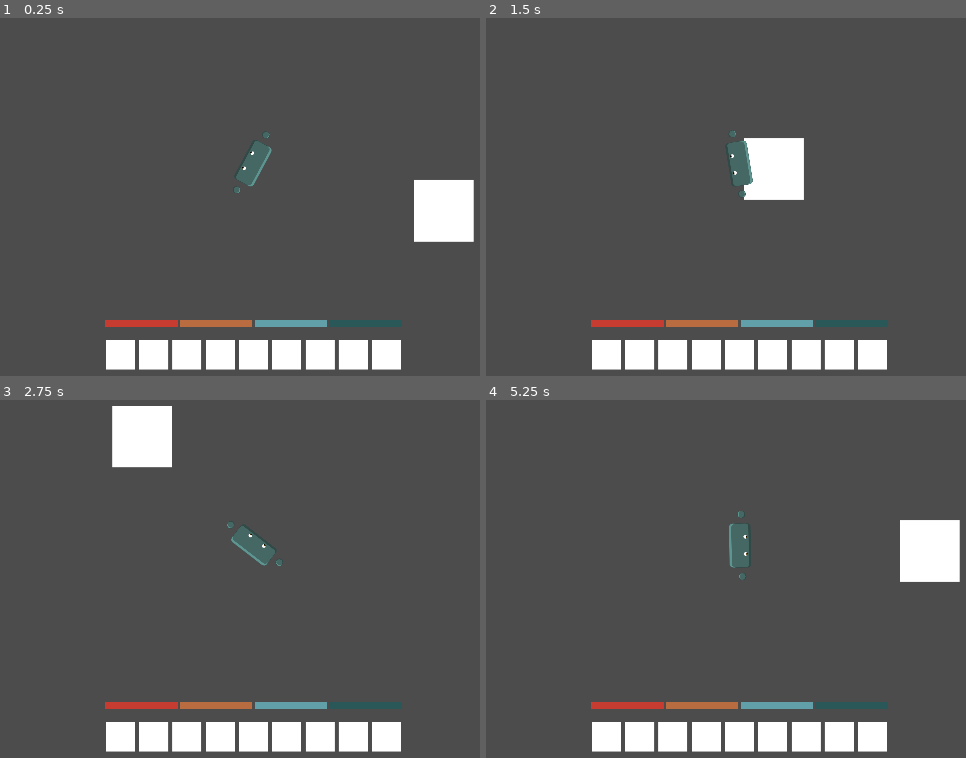
Above: before the commit, frames 1-4 (two rows, left to right).
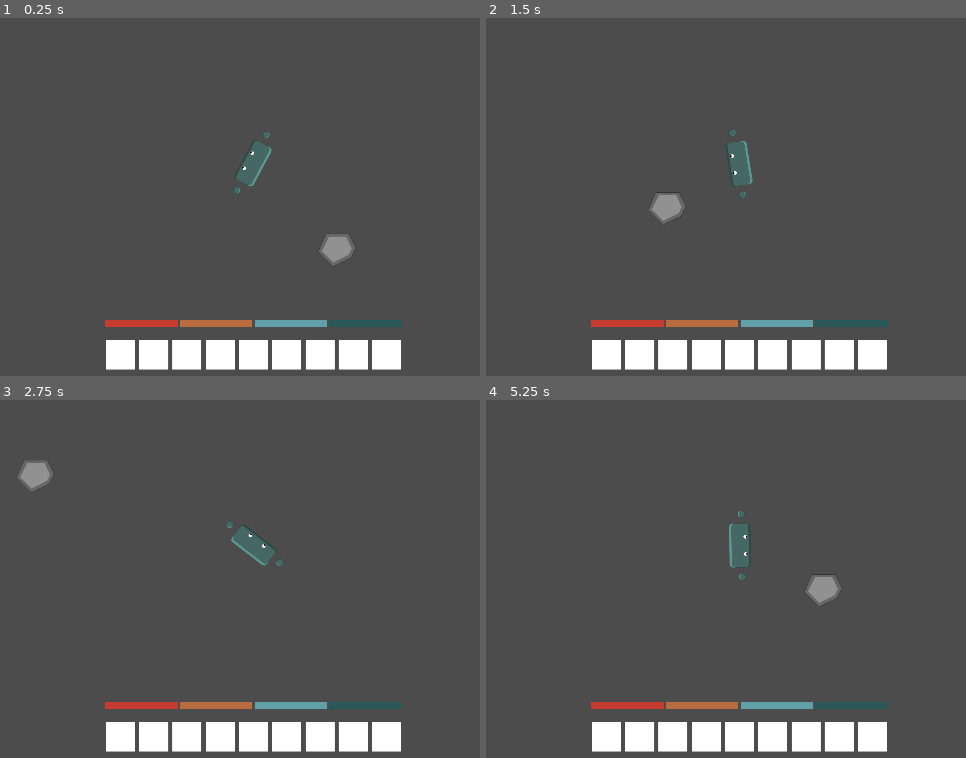
Above: after the commit, the same moments.

Repository: ZacharyLawrence13/HungarioGODOT
Game: Godot game, scene res://Main.tscn
Same seed, same stepped clock (60 frames per second), same inputs: the game is played once before the commit and once after it.
Inputs (mouse positions are in pixels of both pictures, inside the frame that each line leads up to):
- Up to frame 1 (0.25 s): no input
- Up to frame 2 (1.5 s): tap Enter at 0.5 s; move the mouse to (913, 139) at 0.52 s; hold Right (ui_right) 0.53-1.28 s; tap Space (ui_select) at 0.6, 0.77, 1.07, 1.35 s; move the mouse to (582, 186) at 1.27 s; hold Down (ui_down) from 1.28 s (still down)
- Up to frame 3 (2.75 s): tap Space (ui_select) at 1.52, 1.82, 2.1 s; move the mouse to (331, 446) at 2.02 s; release Down (ui_down) at 2.03 s; hold Right (ui_right) from 2.03 s (still down)
- Up to frame 4 (5.25 s): move the mouse to (697, 636) at 2.77 s; release Right (ui_right) at 2.78 s; hold Up (ui_up) 2.78-3.53 s; tap Space (ui_select) at 2.85, 3.02, 3.32, 3.6, 3.77, 4.07, 4.35, 4.52, 4.82, 5.1 s; move the mouse to (outside the picture) at 3.52 s; hold Left (ui_left) 3.53-5.03 s; move the mouse to (500, 478) at 4.27 s; move the mouse to (778, 546) at 5.02 s; hold Down (ui_down) from 5.03 s (still down)

The runs differ from the first frame. In frame 1, 2.6% of the frame differs, in the area x 49-99%, y 32-70%; in frame 2, 2.5%; in frame 3, 2.6%; in frame 4, 2.7%, in the area x 52-99%, y 32-58%.

Commit message:
rocks

Diff:
--- a/HUD.tscn
+++ b/HUD.tscn
@@ -1,6 +1,6 @@
 [gd_scene load_steps=2 format=2]
 
-[ext_resource path="res://Assets/White_square.png" type="Texture" id=1]
+[ext_resource path="res://Assets/HUD Icons/White_square.png" type="Texture" id=1]
 
 [node name="HUD" type="CanvasLayer"]
 
--- a/Main.gd
+++ b/Main.gd
@@ -22,3 +22,10 @@
 
 func night():
 	pass #do night things
+
+func _on_Player_hit_rock():
+	if $Rock.rock_amount <= 0:
+		print ("This resource is empty")
+		return
+	else:
+		$Rock.rock_amount -= 10
--- a/Main.tscn
+++ b/Main.tscn
@@ -1,32 +1,31 @@
 [gd_scene load_steps=5 format=2]
 
 [ext_resource path="res://Main.gd" type="Script" id=1]
-[ext_resource path="res://Assets/White_square.png" type="Texture" id=2]
-[ext_resource path="res://Player.tscn" type="PackedScene" id=3]
-[ext_resource path="res://HUD.tscn" type="PackedScene" id=4]
+[ext_resource path="res://Player.tscn" type="PackedScene" id=2]
+[ext_resource path="res://HUD.tscn" type="PackedScene" id=3]
+[ext_resource path="res://Rock.tscn" type="PackedScene" id=4]
 
-[node name="Main" type="Node"]
+[node name="Main" type="Node" index="0"]
 
 script = ExtResource( 1 )
 day = null
 
-[node name="White_square" type="Sprite" parent="." index="0"]
+[node name="Player" parent="." index="0" instance=ExtResource( 2 )]
 
-position = Vector2( 557.286, 213.192 )
-scale = Vector2( 0.205011, 0.212385 )
-texture = ExtResource( 2 )
+[node name="HUD" parent="." index="1" instance=ExtResource( 3 )]
 
-[node name="Player" parent="." index="1" instance=ExtResource( 3 )]
-
-scale = Vector2( 0.75, 0.75 )
-
-[node name="HUD" parent="." index="2" instance=ExtResource( 4 )]
-
-[node name="DayTimer" type="Timer" parent="." index="3"]
+[node name="DayTimer" type="Timer" parent="." index="2"]
 
 process_mode = 1
 wait_time = 150.0
 one_shot = false
 autostart = true
 
+[node name="Rock" parent="." index="3" instance=ExtResource( 4 )]
+
+position = Vector2( 200, 200 )
+_sections_unfolded = [ "Transform" ]
+
+[connection signal="hit_rock" from="Player" to="." method="_on_Player_hit_rock"]
+
 [connection signal="timeout" from="DayTimer" to="." method="_on_DayTimer_timeout"]
--- a/Player.gd
+++ b/Player.gd
@@ -1,9 +1,13 @@
 extends Area2D
+
+signal hit_rock
 
 export (int) var speed
 
 export (int) var food = 5
 export (int) var health = 50
+
+export (int) var rocks = 0
 
 var velocity = Vector2()
 var screensize = Vector2(1920, 1080)
@@ -43,8 +47,14 @@
 	#THIS IS ONLY TEMP
 	#when space is pressed...
 	if Input.is_action_just_pressed("ui_select"):
-		print("Added 5 food!")
-		food += 5
+
+		#print("Added 5 food!")
+		food += 5									## WHEN FOOD IS EATEN, THIS ADDS FOOD
+
+		print ("Subtracted 10 from this rock")		####
+		emit_signal("hit_rock")						#### ROCK STUFF
+		rocks += 10									#### ADDS ROCKS, SENDS OUT A SIGNAL
+		print ("Player now has ", rocks, " rocks")	####
 
 	#if food is more than none...
 	if food > 0:
--- a/Player.tscn
+++ b/Player.tscn
@@ -1,36 +1,38 @@
-[gd_scene load_steps=5 format=2]
+[gd_scene load_steps=18 format=2]
 
 [ext_resource path="res://Player.gd" type="Script" id=1]
-[ext_resource path="res://Assets/Player/Idle/Player_Idle.png" type="Texture" id=2]
+[ext_resource path="res://Assets/Player/Idle/Player_Idle_01.png" type="Texture" id=2]
+[ext_resource path="res://Assets/Player/Idle/Player_Idle_02.png" type="Texture" id=3]
+[ext_resource path="res://Assets/Player/Idle/Player_Idle_03.png" type="Texture" id=4]
+[ext_resource path="res://Assets/Player/Idle/Player_Idle_04.png" type="Texture" id=5]
+[ext_resource path="res://Assets/Player/Idle/Player_Idle_05.png" type="Texture" id=6]
+[ext_resource path="res://Assets/Player/Idle/Player_Idle_06.png" type="Texture" id=7]
+[ext_resource path="res://Assets/Player/Idle/Player_Idle_07.png" type="Texture" id=8]
+[ext_resource path="res://Assets/Player/Idle/Player_Idle_08.png" type="Texture" id=9]
+[ext_resource path="res://Assets/Player/Idle/Player_Idle_09.png" type="Texture" id=10]
+[ext_resource path="res://Assets/Player/Idle/Player_Idle_10.png" type="Texture" id=11]
+[ext_resource path="res://Assets/Player/Idle/Player_Idle_11.png" type="Texture" id=12]
+[ext_resource path="res://Assets/Player/Idle/Player_Idle_12.png" type="Texture" id=13]
+[ext_resource path="res://Assets/Player/Idle/Player_Idle_13.png" type="Texture" id=14]
+[ext_resource path="res://Assets/Player/Idle/Player_Idle_14.png" type="Texture" id=15]
 
-[sub_resource type="RectangleShape2D" id=1]
+[sub_resource type="SpriteFrames" id=1]
+
+animations = [ {
+"frames": [ ExtResource( 2 ), ExtResource( 3 ), ExtResource( 4 ), ExtResource( 5 ), ExtResource( 6 ), ExtResource( 7 ), ExtResource( 8 ), ExtResource( 9 ), ExtResource( 10 ), ExtResource( 11 ), ExtResource( 12 ), ExtResource( 13 ), ExtResource( 14 ), ExtResource( 15 ) ],
+"loop": true,
+"name": "idle",
+"speed": 14.0
+} ]
+
+[sub_resource type="RectangleShape2D" id=2]
 
 custom_solver_bias = 0.0
 extents = Vector2( 71.1106, 32.4032 )
 
-[sub_resource type="Animation" id=2]
-
-resource_name = "idle"
-length = 1.0
-loop = true
-step = 0.1
-tracks/0/type = "value"
-tracks/0/path = NodePath(".:frame")
-tracks/0/interp = 1
-tracks/0/loop_wrap = true
-tracks/0/imported = false
-tracks/0/enabled = true
-tracks/0/keys = {
-"times": PoolRealArray( 0, 1 ),
-"transitions": PoolRealArray( 1, 1 ),
-"update": 0,
-"values": [ 0, 13 ]
-}
-
 [node name="Player" type="Area2D" index="0"]
 
-position = Vector2( 100, 100 )
-scale = Vector2( 0.2, 0.2 )
+scale = Vector2( 0.75, 0.75 )
 input_pickable = true
 gravity_vec = Vector2( 0, 1 )
 gravity = 98.0
@@ -43,12 +45,19 @@
 speed = 500
 food = 5
 health = 50
+rocks = 0
 
-[node name="CollisionShape2D" type="CollisionShape2D" parent="." index="0"]
+[node name="AnimatedSprite" type="AnimatedSprite" parent="." index="0"]
 
-shape = SubResource( 1 )
+frames = SubResource( 1 )
+animation = "idle"
+frame = 11
 
-[node name="Camera2D" type="Camera2D" parent="." index="1"]
+[node name="CollisionShape2D" type="CollisionShape2D" parent="." index="1"]
+
+shape = SubResource( 2 )
+
+[node name="Camera2D" type="Camera2D" parent="." index="2"]
 
 anchor_mode = 1
 rotating = false
@@ -74,25 +83,6 @@
 editor_draw_drag_margin = false
 _sections_unfolded = [ "Drag Margin" ]
 
-[node name="Sprite" type="Sprite" parent="." index="2"]
-
-texture = ExtResource( 2 )
-vframes = 5
-hframes = 3
-frame = 13
-region_rect = Rect2( 240, 0, 0, 0 )
-_sections_unfolded = [ "Animation" ]
-
-[node name="AnimationPlayer" type="AnimationPlayer" parent="Sprite" index="0"]
-
-root_node = NodePath("..")
-autoplay = "idle"
-playback_process_mode = 1
-playback_default_blend_time = 0.0
-playback_speed = 1.0
-anims/idle = SubResource( 2 )
-blend_times = [  ]
-
 [node name="HungerTimer" type="Timer" parent="." index="3"]
 
 process_mode = 1
--- /dev/null
+++ b/Rock.gd
@@ -0,0 +1,17 @@
+extends Area2D
+
+var rock_amount = 100
+
+func _ready():
+	pass
+
+func _process(delta):
+	print (rock_amount)
+
+func _on_RockResourceTimer_timeout():
+	if rock_amount < 100:
+		rock_amount += 5
+	if rock_amount > 100:
+		rock_amount = 100
+	if rock_amount == 100:
+		pass
--- /dev/null
+++ b/Rock.tscn
@@ -0,0 +1,41 @@
+[gd_scene load_steps=4 format=2]
+
+[ext_resource path="res://Rock.gd" type="Script" id=1]
+[ext_resource path="res://Assets/Resources/Hungario Rock.png" type="Texture" id=2]
+
+[sub_resource type="CircleShape2D" id=1]
+
+custom_solver_bias = 0.0
+radius = 44.9308
+
+[node name="Rock" type="Area2D"]
+
+input_pickable = true
+gravity_vec = Vector2( 0, 1 )
+gravity = 98.0
+linear_damp = 0.1
+angular_damp = 1.0
+audio_bus_override = false
+audio_bus_name = "Master"
+script = ExtResource( 1 )
+
+[node name="Sprite" type="Sprite" parent="." index="0"]
+
+texture = ExtResource( 2 )
+offset = Vector2( 3, 0 )
+_sections_unfolded = [ "Offset", "Transform" ]
+
+[node name="CollisionShape2D" type="CollisionShape2D" parent="." index="1"]
+
+position = Vector2( 0.969241, 5.17989 )
+scale = Vector2( 0.979694, 0.80253 )
+shape = SubResource( 1 )
+
+[node name="RockResourceTimer" type="Timer" parent="." index="2"]
+
+process_mode = 1
+wait_time = 1.0
+one_shot = false
+autostart = false
+
+[connection signal="timeout" from="RockResourceTimer" to="." method="_on_RockResourceTimer_timeout"]
Renamed: Assets/White_square.png -> Assets/HUD Icons/White_square.png
Not shown, added: Assets/HUD Icons/White_square.png.import
Binary file added: Assets/Player/Idle/Player_Idle_01.png
Not shown, added: Assets/Player/Idle/Player_Idle_01.png.import
Binary file added: Assets/Player/Idle/Player_Idle_02.png
Not shown, added: Assets/Player/Idle/Player_Idle_02.png.import
Binary file added: Assets/Player/Idle/Player_Idle_03.png
Not shown, added: Assets/Player/Idle/Player_Idle_03.png.import
Binary file added: Assets/Player/Idle/Player_Idle_04.png
Not shown, added: Assets/Player/Idle/Player_Idle_04.png.import
Binary file added: Assets/Player/Idle/Player_Idle_05.png
Not shown, added: Assets/Player/Idle/Player_Idle_05.png.import
(and 20 more such lines)
